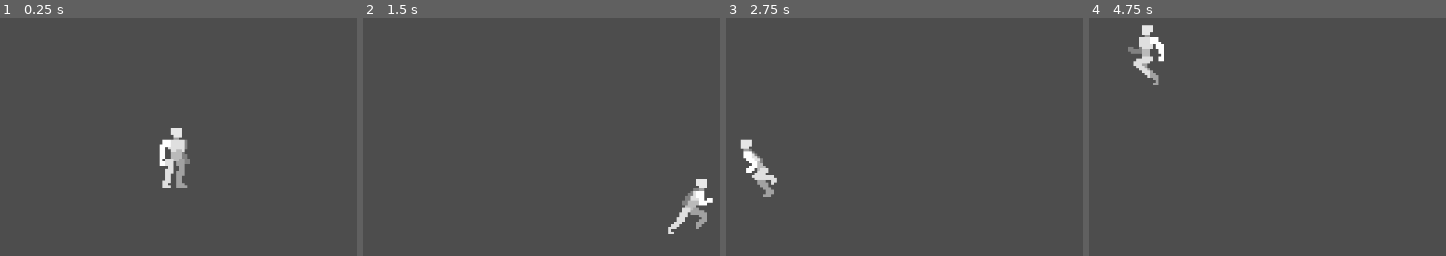
Above: before the commit, frames 1-4 (left to right).
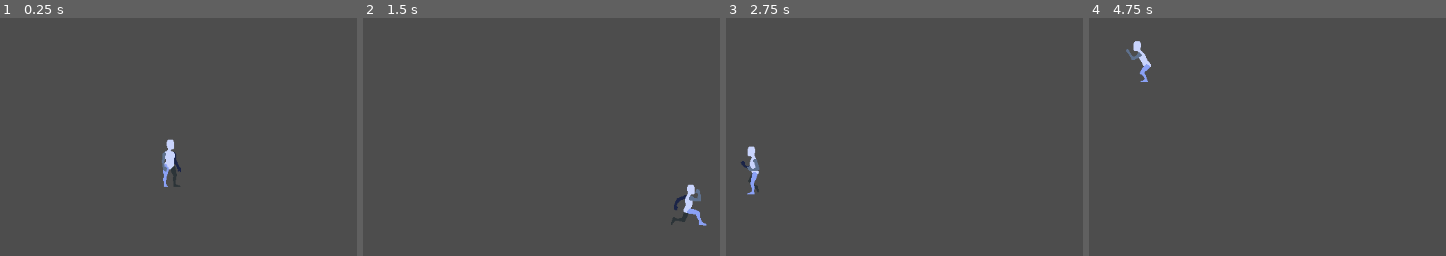
Above: after the commit, the same moments.

Repository: HarshitSrivastavaHS/Orbital
Game: Godot game, scene res://scenes/game.tscn
Same seed, same stepped clock (60 frames per second), same inputs: the game is played once before the commit and once after it.
Inputs:
- Up to frame 1 (0.25 s): no input
- Up to frame 2 (1.5 s): tap Enter (ui_accept) at 0.5, 0.77 s; hold Right (ui_right) from 0.53 s (still down)
- Up to frame 3 (2.75 s): tap Enter (ui_accept) at 1.52 s; release Right (ui_right) at 2.03 s; hold Left (ui_left) from 2.03 s (still down)
- Up to frame 4 (4.75 s): release Left (ui_left) at 2.78 s; hold Right (ui_right) 2.78-4.28 s; tap Enter (ui_accept) at 3.02, 3.77, 4.52 s; hold Left (ui_left) from 4.28 s (still down)

The runs differ from the first frame. In frame 1, 1.5% of the frame differs, in the area x 44-54%, y 46-72%; in frame 2, 1.2%; in frame 3, 1.1%; in frame 4, 1.3%.

Commit message:
v2 character
changed character sprite

Diff:
--- a/scenes/game.tscn
+++ b/scenes/game.tscn
@@ -10,7 +10,7 @@
 position = Vector2(24, -6)
 
 [node name="Camera2D" type="Camera2D" parent="Player"]
-position = Vector2(-1, -10)
+position = Vector2(1, -10)
 zoom = Vector2(4, 4)
 limit_bottom = 150
 limit_smoothed = true
--- a/scenes/player.tscn
+++ b/scenes/player.tscn
@@ -1,118 +1,155 @@
-[gd_scene load_steps=32 format=3 uid="uid://b1s6ctf1e4mtk"]
-
-[ext_resource type="Texture2D" uid="uid://3kewpg3ifwnb" path="res://assets/sprites/HMMIdleBare.png" id="1_3vyb7"]
+[gd_scene load_steps=37 format=3 uid="uid://b1s6ctf1e4mtk"]
+
 [ext_resource type="Script" uid="uid://bge8oh53fde48" path="res://scripts/player.gd" id="1_g2els"]
-[ext_resource type="Texture2D" uid="uid://kesv180genif" path="res://assets/sprites/HMMJumpBare.png" id="3_dqkch"]
-[ext_resource type="Texture2D" uid="uid://b3hvr1tmrskwu" path="res://assets/sprites/HMMRunBare.png" id="4_qlg0r"]
-
-[sub_resource type="AtlasTexture" id="AtlasTexture_g2els"]
-atlas = ExtResource("1_3vyb7")
-region = Rect2(0, 0, 256, 256)
+[ext_resource type="Texture2D" uid="uid://06oc8w6qpxrq" path="res://assets/sprites/Stop_Running.png" id="2_dqkch"]
+[ext_resource type="Texture2D" uid="uid://ceafrduxesgk3" path="res://assets/sprites/Jumping.png" id="2_g2els"]
+[ext_resource type="Texture2D" uid="uid://dvbhykobuwqsc" path="res://assets/sprites/Running.png" id="3_qhqgy"]
+[ext_resource type="Texture2D" uid="uid://covdtxln03jl8" path="res://assets/sprites/Upward Jump.png" id="3_qlg0r"]
+
+[sub_resource type="AtlasTexture" id="AtlasTexture_ke2ow"]
+atlas = ExtResource("2_dqkch")
+region = Rect2(0, 0, 128, 128)
+
+[sub_resource type="AtlasTexture" id="AtlasTexture_ujl30"]
+atlas = ExtResource("2_dqkch")
+region = Rect2(128, 0, 128, 128)
+
+[sub_resource type="AtlasTexture" id="AtlasTexture_31cv2"]
+atlas = ExtResource("2_dqkch")
+region = Rect2(256, 0, 128, 128)
+
+[sub_resource type="AtlasTexture" id="AtlasTexture_pf23h"]
+atlas = ExtResource("2_dqkch")
+region = Rect2(384, 0, 128, 128)
+
+[sub_resource type="AtlasTexture" id="AtlasTexture_dt7fs"]
+atlas = ExtResource("2_dqkch")
+region = Rect2(512, 0, 128, 128)
+
+[sub_resource type="AtlasTexture" id="AtlasTexture_wqfne"]
+atlas = ExtResource("3_qlg0r")
+region = Rect2(0, 0, 128, 128)
+
+[sub_resource type="AtlasTexture" id="AtlasTexture_wnwbv"]
+atlas = ExtResource("3_qlg0r")
+region = Rect2(128, 0, 128, 128)
 
 [sub_resource type="AtlasTexture" id="AtlasTexture_qhqgy"]
-atlas = ExtResource("1_3vyb7")
-region = Rect2(256, 0, 256, 256)
+atlas = ExtResource("2_g2els")
+region = Rect2(0, 0, 128, 128)
+
+[sub_resource type="AtlasTexture" id="AtlasTexture_dqkch"]
+atlas = ExtResource("2_g2els")
+region = Rect2(128, 0, 128, 128)
+
+[sub_resource type="AtlasTexture" id="AtlasTexture_qlg0r"]
+atlas = ExtResource("2_g2els")
+region = Rect2(256, 0, 128, 128)
 
 [sub_resource type="AtlasTexture" id="AtlasTexture_tuyoq"]
-atlas = ExtResource("3_dqkch")
-region = Rect2(0, 0, 256, 256)
+atlas = ExtResource("2_g2els")
+region = Rect2(384, 0, 128, 128)
 
 [sub_resource type="AtlasTexture" id="AtlasTexture_fjrip"]
-atlas = ExtResource("3_dqkch")
-region = Rect2(256, 0, 256, 256)
+atlas = ExtResource("2_g2els")
+region = Rect2(512, 0, 128, 128)
 
 [sub_resource type="AtlasTexture" id="AtlasTexture_smehm"]
-atlas = ExtResource("3_dqkch")
-region = Rect2(512, 0, 256, 256)
+atlas = ExtResource("2_g2els")
+region = Rect2(640, 0, 128, 128)
 
 [sub_resource type="AtlasTexture" id="AtlasTexture_ur7pv"]
-atlas = ExtResource("3_dqkch")
-region = Rect2(768, 0, 256, 256)
+atlas = ExtResource("2_g2els")
+region = Rect2(768, 0, 128, 128)
 
 [sub_resource type="AtlasTexture" id="AtlasTexture_y4r1p"]
-atlas = ExtResource("3_dqkch")
-region = Rect2(1024, 0, 256, 256)
+atlas = ExtResource("2_g2els")
+region = Rect2(896, 0, 128, 128)
 
 [sub_resource type="AtlasTexture" id="AtlasTexture_d2wvv"]
-atlas = ExtResource("3_dqkch")
-region = Rect2(1280, 0, 256, 256)
+atlas = ExtResource("2_g2els")
+region = Rect2(1024, 0, 128, 128)
 
 [sub_resource type="AtlasTexture" id="AtlasTexture_3v2ag"]
-atlas = ExtResource("3_dqkch")
-region = Rect2(1536, 0, 256, 256)
+atlas = ExtResource("2_g2els")
+region = Rect2(1152, 0, 128, 128)
 
 [sub_resource type="AtlasTexture" id="AtlasTexture_jej6c"]
-atlas = ExtResource("3_dqkch")
-region = Rect2(1792, 0, 256, 256)
+atlas = ExtResource("3_qhqgy")
+region = Rect2(0, 0, 128, 128)
 
 [sub_resource type="AtlasTexture" id="AtlasTexture_f1ej7"]
-atlas = ExtResource("3_dqkch")
-region = Rect2(2048, 0, 256, 256)
+atlas = ExtResource("3_qhqgy")
+region = Rect2(128, 0, 128, 128)
 
 [sub_resource type="AtlasTexture" id="AtlasTexture_oprun"]
-atlas = ExtResource("3_dqkch")
-region = Rect2(2304, 0, 256, 256)
+atlas = ExtResource("3_qhqgy")
+region = Rect2(256, 0, 128, 128)
 
 [sub_resource type="AtlasTexture" id="AtlasTexture_a8ls1"]
-atlas = ExtResource("3_dqkch")
-region = Rect2(2560, 0, 256, 256)
+atlas = ExtResource("3_qhqgy")
+region = Rect2(384, 0, 128, 128)
 
 [sub_resource type="AtlasTexture" id="AtlasTexture_qfm1y"]
-atlas = ExtResource("3_dqkch")
-region = Rect2(2816, 0, 256, 256)
+atlas = ExtResource("3_qhqgy")
+region = Rect2(512, 0, 128, 128)
 
 [sub_resource type="AtlasTexture" id="AtlasTexture_fulsm"]
-atlas = ExtResource("3_dqkch")
-region = Rect2(3072, 0, 256, 256)
+atlas = ExtResource("3_qhqgy")
+region = Rect2(640, 0, 128, 128)
 
 [sub_resource type="AtlasTexture" id="AtlasTexture_4r5pv"]
-atlas = ExtResource("4_qlg0r")
-region = Rect2(0, 0, 256, 256)
+atlas = ExtResource("3_qhqgy")
+region = Rect2(768, 0, 128, 128)
 
 [sub_resource type="AtlasTexture" id="AtlasTexture_60mlk"]
-atlas = ExtResource("4_qlg0r")
-region = Rect2(256, 0, 256, 256)
+atlas = ExtResource("3_qhqgy")
+region = Rect2(896, 0, 128, 128)
 
 [sub_resource type="AtlasTexture" id="AtlasTexture_i4ail"]
-atlas = ExtResource("4_qlg0r")
-region = Rect2(512, 0, 256, 256)
+atlas = ExtResource("3_qhqgy")
+region = Rect2(1024, 0, 128, 128)
 
 [sub_resource type="AtlasTexture" id="AtlasTexture_a38lo"]
-atlas = ExtResource("4_qlg0r")
-region = Rect2(768, 0, 256, 256)
+atlas = ExtResource("3_qhqgy")
+region = Rect2(1152, 0, 128, 128)
 
 [sub_resource type="AtlasTexture" id="AtlasTexture_4ni07"]
-atlas = ExtResource("4_qlg0r")
-region = Rect2(1024, 0, 256, 256)
+atlas = ExtResource("3_qhqgy")
+region = Rect2(1280, 0, 128, 128)
 
 [sub_resource type="AtlasTexture" id="AtlasTexture_l71n6"]
-atlas = ExtResource("4_qlg0r")
-region = Rect2(1280, 0, 256, 256)
-
-[sub_resource type="AtlasTexture" id="AtlasTexture_ke2ow"]
-atlas = ExtResource("4_qlg0r")
-region = Rect2(1536, 0, 256, 256)
-
-[sub_resource type="AtlasTexture" id="AtlasTexture_ujl30"]
-atlas = ExtResource("4_qlg0r")
-region = Rect2(1792, 0, 256, 256)
-
-[sub_resource type="AtlasTexture" id="AtlasTexture_31cv2"]
-atlas = ExtResource("4_qlg0r")
-region = Rect2(2048, 0, 256, 256)
-
-[sub_resource type="AtlasTexture" id="AtlasTexture_pf23h"]
-atlas = ExtResource("4_qlg0r")
-region = Rect2(2304, 0, 256, 256)
+atlas = ExtResource("3_qhqgy")
+region = Rect2(1408, 0, 128, 128)
 
 [sub_resource type="SpriteFrames" id="SpriteFrames_dqkch"]
 animations = [{
 "frames": [{
 "duration": 1.0,
-"texture": SubResource("AtlasTexture_g2els")
-}, {
-"duration": 1.0,
-"texture": SubResource("AtlasTexture_qhqgy")
+"texture": SubResource("AtlasTexture_ke2ow")
+}, {
+"duration": 1.0,
+"texture": SubResource("AtlasTexture_ujl30")
+}, {
+"duration": 1.0,
+"texture": SubResource("AtlasTexture_31cv2")
+}, {
+"duration": 1.0,
+"texture": SubResource("AtlasTexture_pf23h")
+}, {
+"duration": 1.0,
+"texture": SubResource("AtlasTexture_dt7fs")
+}],
+"loop": false,
+"name": &"endrun",
+"speed": 8.0
+}, {
+"frames": [{
+"duration": 1.0,
+"texture": SubResource("AtlasTexture_wqfne")
+}, {
+"duration": 1.0,
+"texture": SubResource("AtlasTexture_wnwbv")
 }],
 "loop": true,
 "name": &"idle",
@@ -120,6 +157,15 @@
 }, {
 "frames": [{
 "duration": 1.0,
+"texture": SubResource("AtlasTexture_qhqgy")
+}, {
+"duration": 1.0,
+"texture": SubResource("AtlasTexture_dqkch")
+}, {
+"duration": 1.0,
+"texture": SubResource("AtlasTexture_qlg0r")
+}, {
+"duration": 1.0,
 "texture": SubResource("AtlasTexture_tuyoq")
 }, {
 "duration": 1.0,
@@ -139,24 +185,6 @@
 }, {
 "duration": 1.0,
 "texture": SubResource("AtlasTexture_3v2ag")
-}, {
-"duration": 1.0,
-"texture": SubResource("AtlasTexture_jej6c")
-}, {
-"duration": 1.0,
-"texture": SubResource("AtlasTexture_f1ej7")
-}, {
-"duration": 1.0,
-"texture": SubResource("AtlasTexture_oprun")
-}, {
-"duration": 1.0,
-"texture": SubResource("AtlasTexture_a8ls1")
-}, {
-"duration": 1.0,
-"texture": SubResource("AtlasTexture_qfm1y")
-}, {
-"duration": 1.0,
-"texture": SubResource("AtlasTexture_fulsm")
 }],
 "loop": true,
 "name": &"jump",
@@ -164,6 +192,24 @@
 }, {
 "frames": [{
 "duration": 1.0,
+"texture": SubResource("AtlasTexture_jej6c")
+}, {
+"duration": 1.0,
+"texture": SubResource("AtlasTexture_f1ej7")
+}, {
+"duration": 1.0,
+"texture": SubResource("AtlasTexture_oprun")
+}, {
+"duration": 1.0,
+"texture": SubResource("AtlasTexture_a8ls1")
+}, {
+"duration": 1.0,
+"texture": SubResource("AtlasTexture_qfm1y")
+}, {
+"duration": 1.0,
+"texture": SubResource("AtlasTexture_fulsm")
+}, {
+"duration": 1.0,
 "texture": SubResource("AtlasTexture_4r5pv")
 }, {
 "duration": 1.0,
@@ -180,40 +226,30 @@
 }, {
 "duration": 1.0,
 "texture": SubResource("AtlasTexture_l71n6")
-}, {
-"duration": 1.0,
-"texture": SubResource("AtlasTexture_ke2ow")
-}, {
-"duration": 1.0,
-"texture": SubResource("AtlasTexture_ujl30")
-}, {
-"duration": 1.0,
-"texture": SubResource("AtlasTexture_31cv2")
-}, {
-"duration": 1.0,
-"texture": SubResource("AtlasTexture_pf23h")
 }],
 "loop": true,
 "name": &"run",
-"speed": 10.0
+"speed": 15.0
 }]
 
 [sub_resource type="CapsuleShape2D" id="CapsuleShape2D_qlg0r"]
-radius = 32.0
-height = 185.185
+radius = 8.0
+height = 148.148
 
 [node name="Player" type="CharacterBody2D"]
 script = ExtResource("1_g2els")
 
 [node name="AnimatedSprite2D" type="AnimatedSprite2D" parent="."]
-position = Vector2(1, -13)
-scale = Vector2(0.125, 0.108)
+position = Vector2(-15, -33)
+scale = Vector2(0.25, 0.25)
 sprite_frames = SubResource("SpriteFrames_dqkch")
-animation = &"jump"
+animation = &"endrun"
 autoplay = "idle"
-frame_progress = 0.748567
+centered = false
 
 [node name="CollisionShape2D" type="CollisionShape2D" parent="."]
-position = Vector2(-1, -10)
+position = Vector2(0, -9)
 scale = Vector2(0.125, 0.108)
 shape = SubResource("CapsuleShape2D_qlg0r")
+
+[connection signal="animation_finished" from="AnimatedSprite2D" to="." method="_on_animated_sprite_2d_animation_finished"]
--- a/scripts/player.gd
+++ b/scripts/player.gd
@@ -1,5 +1,6 @@
 extends CharacterBody2D
 
+var stoprunning := false
 
 const SPEED = 300.0
 const JUMP_VELOCITY = -400.0
@@ -26,11 +27,15 @@
 		animated_sprite.flip_h = true
 
 	#play animation
+
 	if is_on_floor():
-		if direction == 0:
+		if direction == 0 && !stoprunning:
 			animated_sprite.play("idle")
-		else:
+		elif direction != 0 :
 			animated_sprite.play("run")
+			stoprunning = true
+		else :
+			animated_sprite.play("endrun")
 	else:
 		animated_sprite.play("jump")
 
@@ -40,3 +45,8 @@
 		velocity.x = move_toward(velocity.x, 0, SPEED)
 
 	move_and_slide()
+
+
+func _on_animated_sprite_2d_animation_finished() -> void:
+	if "endrun" == animated_sprite.animation :
+		stoprunning = false
Binary file removed: assets/sprites/HMMBowShot.png
Not shown, removed: assets/sprites/HMMBowShot.png.import
Binary file removed: assets/sprites/HMMDeathBare.png
Not shown, removed: assets/sprites/HMMDeathBare.png.import
Binary file removed: assets/sprites/HMMDeathBow.png
Not shown, removed: assets/sprites/HMMDeathBow.png.import
Binary file removed: assets/sprites/HMMDeathStaff.png
Binary file removed: assets/sprites/HMMDeathSword.png
Not shown, removed: assets/sprites/HMMDeathSword.png.import
Binary file removed: assets/sprites/HMMHurtBare.png
Binary file removed: assets/sprites/HMMHurtBow.png
Not shown, removed: assets/sprites/HMMHurtBow.png.import
(and 57 more such lines)
